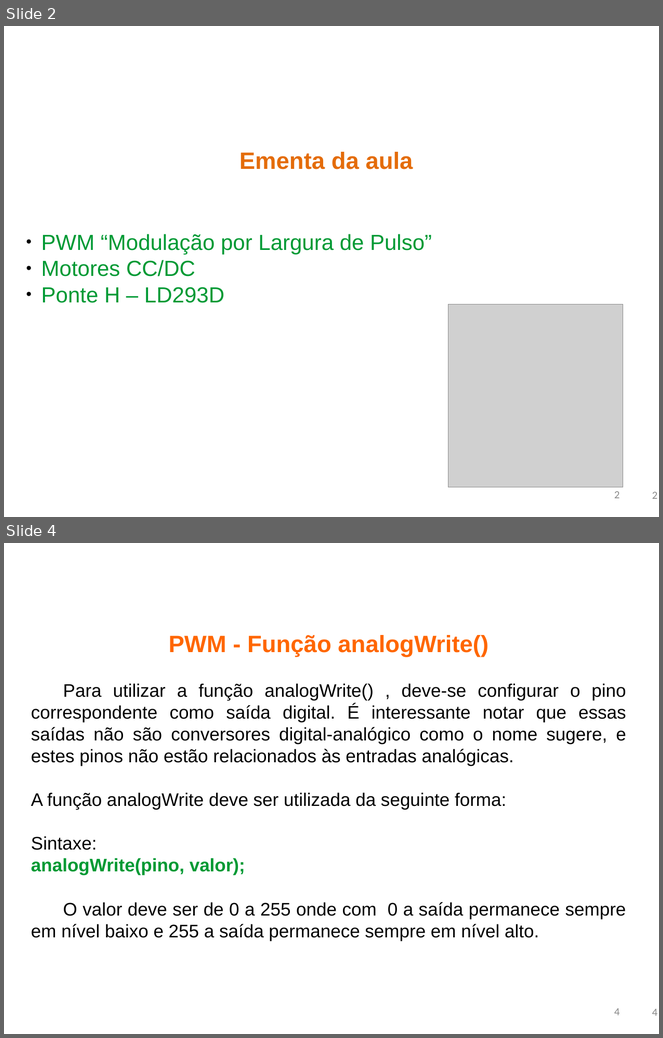
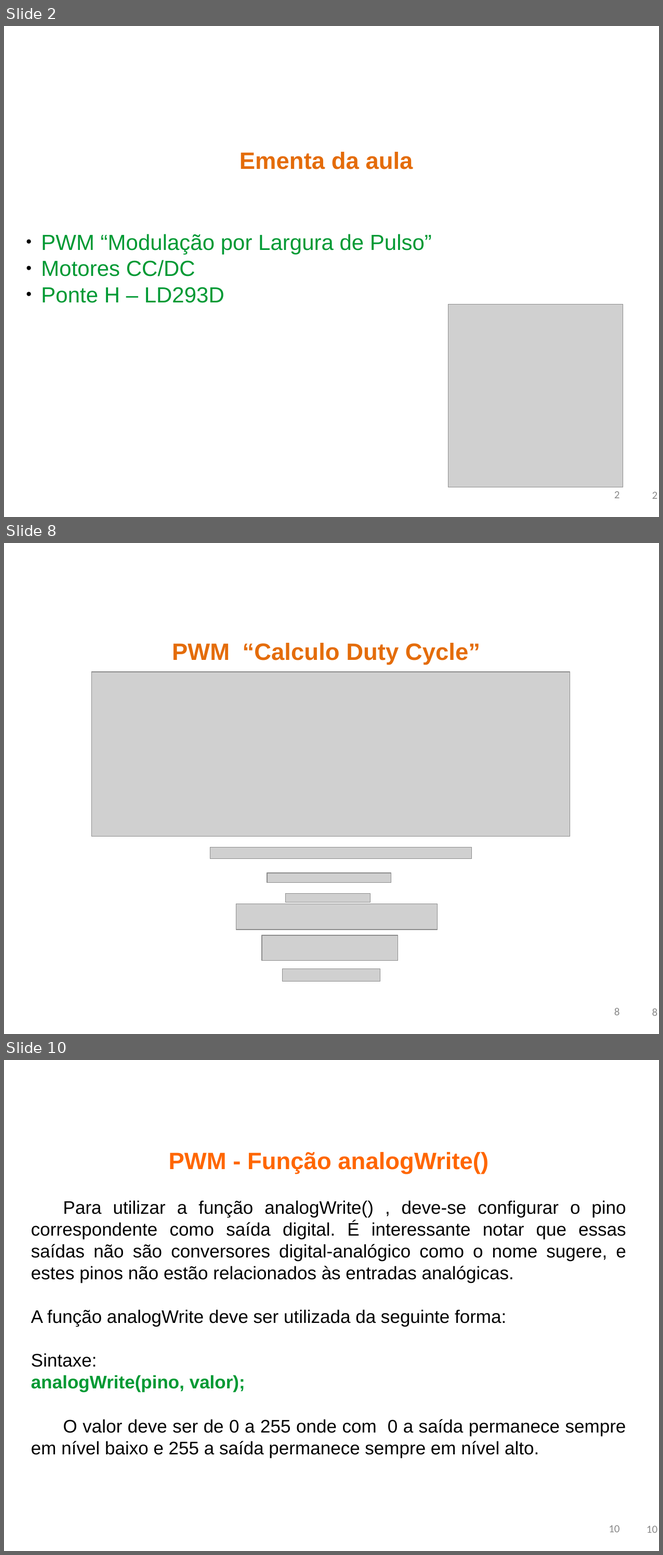
Before and after one commit to rafaelgov95/Robotica, a slide deck: IFMS/AulaIFMS2.ppt. Shown one above the other, each under a label of ours: slides 2 and 4 before the commit, slides 2, 8 and 10 after it; the slides between them are not shown. The pictures are 663x1038 and 663x1555 pixels, drawn with LibreOffice and Linux fonts; fonts in the diff are those of the drawing; grey boxes stand for pictures; background and template pictures are left out. Boxes give left, top, right and bottom in pixels: in the first picture for what was removed or moved away, otherwise in the second. Text is boxed around its words. In the diff, an @@ line names an element or a change of style, - is before the commit and + after.

```diff
--- a/IFMS/AulaIFMS2.ppt
+++ b/IFMS/AulaIFMS2.ppt
@@ slide 8 added at box(4, 543, 659, 1034), background picture (left out) @@
@@ text added at box(172, 643, 480, 665), 26 pt, text #E46C0A, bold @@
+PWM “Calculo Duty Cycle”
@@ picture added at box(92, 672, 570, 836) @@
@@ picture added at box(210, 848, 472, 860) @@
@@ picture added at box(268, 873, 392, 883) @@
@@ picture added at box(286, 893, 370, 903) @@
@@ picture added at box(236, 904, 437, 930) @@
@@ picture added at box(262, 936, 398, 961) @@
@@ picture added at box(283, 969, 380, 982) @@
@@ page number added at box(614, 1008, 620, 1016), 12 pt, text #898989 @@
+8
@@ page number added at box(652, 1009, 658, 1016), 12 pt, text #898989 @@
+8
@@ what was slide 4 is now slide 10 @@
@@ page number at box(609, 1525, 620, 1533): text changed @@
-4
+10
@@ page number at box(647, 1526, 658, 1533): text changed @@
-4
+10
```
Also in this commit, not shown: 5 other slides added, 2 other files.
